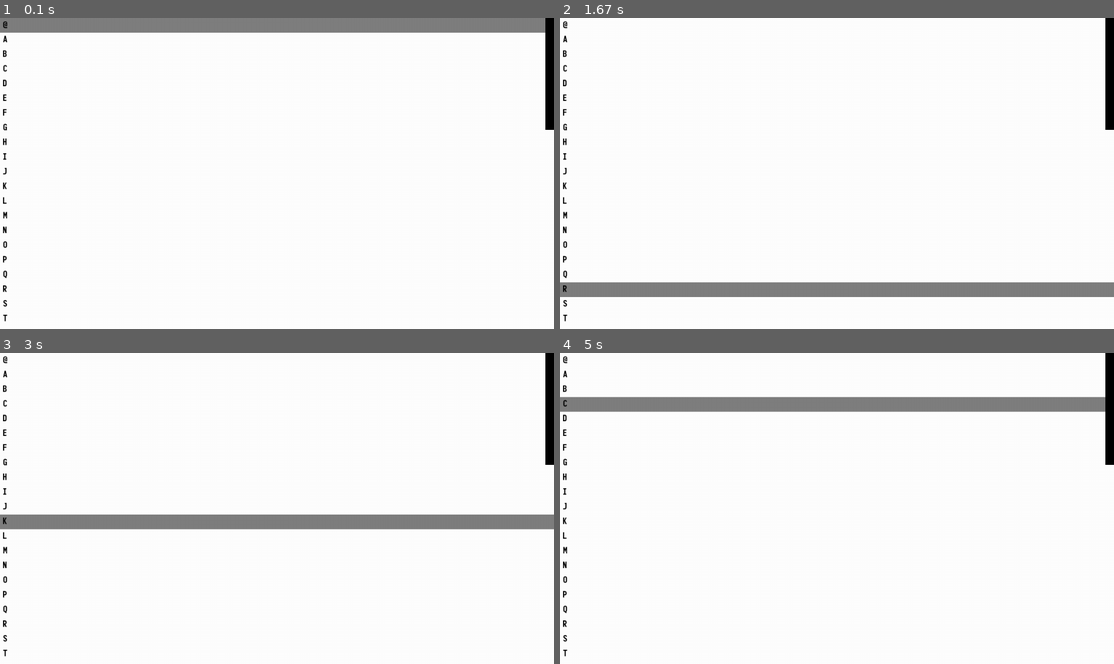
Above: before the commit, frames 1-4 (two rows, left to right).
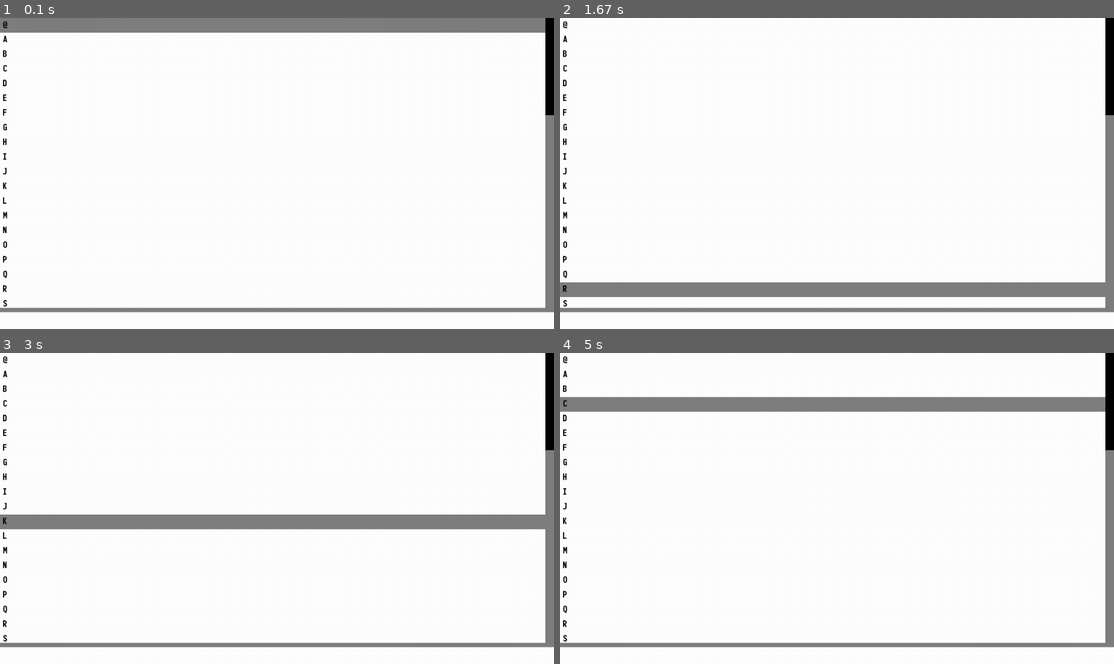
Above: after the commit, the same moments.

Repository: ExtraMobs/PyScratch
Game: pygame game, started from main.py
Two runs of this game, one before a commit and one after it. Both use one fixed random seed, a clock stepped at 60 frames per second and the inputs below.
Inputs (mouse positions are in pixels of both pictures, inside the frame that each line leads up to):
- Up to frame 1 (0.1 s): no input
- Up to frame 2 (1.67 s): press the mouse at (831, 319) at 0.37 s; move the mouse to (897, 198) at 0.47 s; release the mouse at (958, 77) at 0.6 s; press the mouse at (831, 39) at 0.7 s; move the mouse to (914, 117) at 0.8 s; release the mouse at (997, 198) at 0.93 s; press the mouse at (831, 276) at 1.03 s; move the mouse to (875, 201) at 1.13 s; release the mouse at (925, 129) at 1.27 s; press the mouse at (831, 114) at 1.37 s; move the mouse to (825, 198) at 1.47 s; release the mouse at (825, 285) at 1.6 s
- Up to frame 3 (3 s): press the mouse at (271, 374) at 1.7 s; move the mouse to (337, 402) at 1.8 s; release the mouse at (398, 430) at 1.93 s; press the mouse at (271, 623) at 2.03 s; move the mouse to (376, 508) at 2.13 s; release the mouse at (487, 393) at 2.27 s; press the mouse at (271, 536) at 2.37 s; move the mouse to (182, 486) at 2.47 s; release the mouse at (99, 440) at 2.6 s; press the mouse at (271, 461) at 2.7 s; move the mouse to (299, 492) at 2.8 s; release the mouse at (332, 520) at 2.93 s
- Up to frame 4 (5 s): press the mouse at (831, 536) at 3.03 s; move the mouse to (820, 570) at 3.13 s; release the mouse at (803, 604) at 3.27 s; press the mouse at (831, 449) at 3.37 s; move the mouse to (742, 468) at 3.47 s; release the mouse at (654, 486) at 3.6 s; press the mouse at (831, 623) at 3.7 s; move the mouse to (925, 564) at 3.8 s; release the mouse at (1014, 502) at 3.93 s; press the mouse at (831, 520) at 4.03 s; move the mouse to (920, 542) at 4.13 s; release the mouse at (1003, 564) at 4.27 s; press the mouse at (831, 623) at 4.37 s; move the mouse to (859, 552) at 4.47 s; release the mouse at (886, 480) at 4.6 s; press the mouse at (831, 390) at 4.7 s; move the mouse to (886, 393) at 4.8 s; release the mouse at (942, 396) at 4.93 s

The runs differ from the first frame. In frame 1, 2.6% of the frame differs, in the area x 0-100%, y 31-98%; in frame 2, 2.5%; in frame 3, 2.5%; in frame 4, 2.6%.

Commit message:
revisão na list
agora o child list tem uma barra pra manipular a posição de vizualização da lista

Diff:
--- /dev/null
+++ b/children/edittext.py
@@ -0,0 +1,38 @@
+import math
+from os import path
+
+import pygame
+import pygame.freetype
+
+from gameengine.basechild import BaseChild
+from gameengine.mouse import Mouse
+from gameengine.resources import Resources
+
+
+class EditText(BaseChild):
+    def __init__(
+        self, size, text="", fg_color=(0, 0, 0), bg_color=(255, 255, 255), expansion=7
+    ):
+        super().__init__()
+        self.font = pygame.freetype.Font(path.abspath("monofonto rg.otf"), 20)
+        self.text = text
+
+        self.fg_color = fg_color
+        self.bg_color = bg_color
+
+        self.expansion = expansion
+
+        self.__offset = (math.floor(expansion), math.floor(expansion))
+
+        self.surface = Resources.Surface.new(
+            (size[0] + 2 * expansion, size[1] + 2 * expansion)
+        )
+        self.rect = pygame.FRect(self.surface.get_rect())
+
+        self.draw_text()
+
+    def draw_text(self):
+        self.surface.fill(self.bg_color)
+        self.font.render_to(
+            self.surface, self.__offset, self.text, self.fg_color, self.bg_color
+        )
--- a/children/list.py
+++ b/children/list.py
@@ -17,8 +17,19 @@
         items=(),
     ):
         super().__init__()
+
+        self.surface = Resources.Surface.new(size)
+        self.rect = pygame.FRect(self.surface.get_rect())
+
+        self.bar_rect = pygame.Rect(0, 0, button_size, 0)
         self.items = [
-            MenuButton(item, (size[0], button_size), fg_color, bg_color, expansion)
+            MenuButton(
+                item,
+                (self.rect.width - self.bar_rect.width - 2 * expansion, button_size),
+                fg_color,
+                bg_color,
+                expansion,
+            )
             for item in items
         ]
         self.button_size = button_size
@@ -26,10 +37,6 @@
         self.fg_color = fg_color
         self.bg_color = bg_color
 
-        self.surface = Resources.Surface.new(size)
-        self.rect = pygame.FRect(self.surface.get_rect())
-
-        self.bar_rect = pygame.Rect(0, 0, button_size, 0)
         self.moving_bar = False
 
         self.offset_y = 0
@@ -45,19 +52,28 @@
                 self.__need_draw_list = True
 
     def _check_bar(self):
-        if Mouse.get_pressed_in_frame(
-            pygame.BUTTON_LEFT
-        ) and self.bar_rect.collidepoint(Mouse.pos):
-            self.moving_bar = True
-            self.__offset_mouse_y = Mouse.pos.y - self.bar_rect.y
-        elif self.moving_bar:
+        self.bar_rect.x += self.rect.x
+        self.bar_rect.y += self.rect.y
+        if self.rect.collidepoint(Mouse.pos):
             if Mouse.get_pressed(pygame.BUTTON_LEFT):
-                items_height = len(self.items) * self.button_size
-                relative_mouse_pos = Mouse.pos.y - self.__offset_mouse_y
-                mouse_ratio = relative_mouse_pos / self.rect.height
-                self.offset_y = -(mouse_ratio * items_height)
+                if self.moving_bar:
+                    items_height = len(self.items) * self.button_size
+                    relative_mouse_pos = Mouse.pos.y - self.__offset_mouse_y
+                    mouse_ratio = relative_mouse_pos / self.rect.height
+                    self.offset_y = -(mouse_ratio * items_height)
+                elif Mouse.pos.x > self.bar_rect.x:
+                    if self.bar_rect.collidepoint(Mouse.pos):
+                        self.moving_bar = True
+                        self.__offset_mouse_y = Mouse.pos.y - self.bar_rect.y
+                    else:
+                        add_offset_y = self.button_size * 5
+                        if Mouse.pos.y > self.bar_rect.y:
+                            add_offset_y = -add_offset_y
+                        self.offset_y += add_offset_y
             else:
                 self.moving_bar = False
+        self.bar_rect.x -= self.rect.x
+        self.bar_rect.y -= self.rect.y
 
     def update(self):
         self._check_bar()
@@ -85,6 +101,17 @@
             item.rect.y = items_rect.y
             items_rect.y += self.button_size + 2 * item.expasion
 
+        pygame.draw.rect(
+            self.surface,
+            (127, 127, 127),
+            pygame.Rect(
+                self.rect.right - self.bar_rect.width,
+                0,
+                self.bar_rect.width,
+                self.rect.height,
+            ),
+        )
+
         height = len(self.items) * self.button_size
         self.bar_rect.height = self.rect.height / height * self.rect.height
         if height > self.rect.height:
--- a/scenes/pathchoose.py
+++ b/scenes/pathchoose.py
@@ -1,3 +1,4 @@
+from children.edittext import EditText
 from children.list import List
 from gameengine.basescene import BaseScene
 from gameengine.display import Display
@@ -7,7 +8,17 @@
 class PathChooseScene(BaseScene):
     def __init__(self):
         super().__init__()
-        self.add_children(List(Display.size, items=[chr(i) for i in range(64, 164)]))
+
+        self.color_fill = (127, 127, 127)
+
+        self.add_children(
+            edittext := EditText((Display.width, 25)),
+            List(
+                (Display.width, Display.height - edittext.rect.height - 10),
+                items=[chr(i) for i in range(64, 164)],
+            ),
+        )
+        edittext.rect.bottom = Display.rect.bottom
 
     def update(self):
         super().update()
